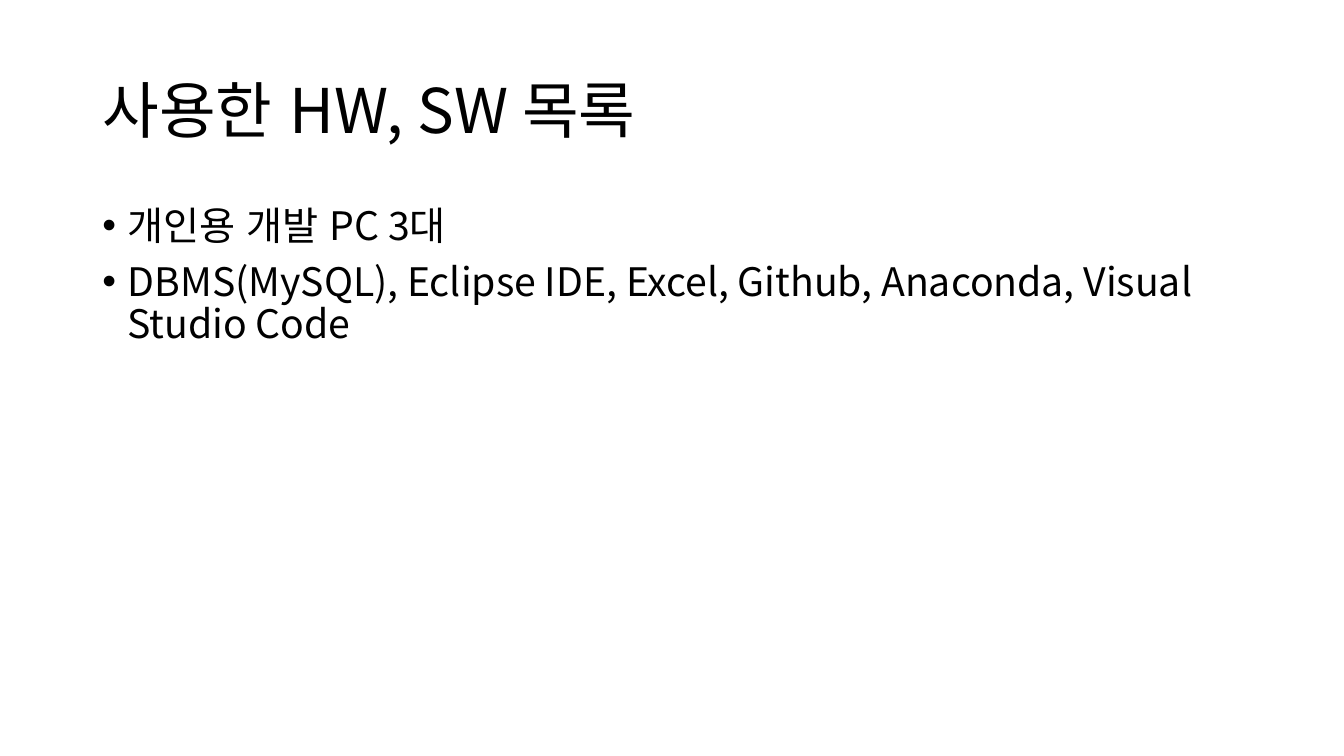
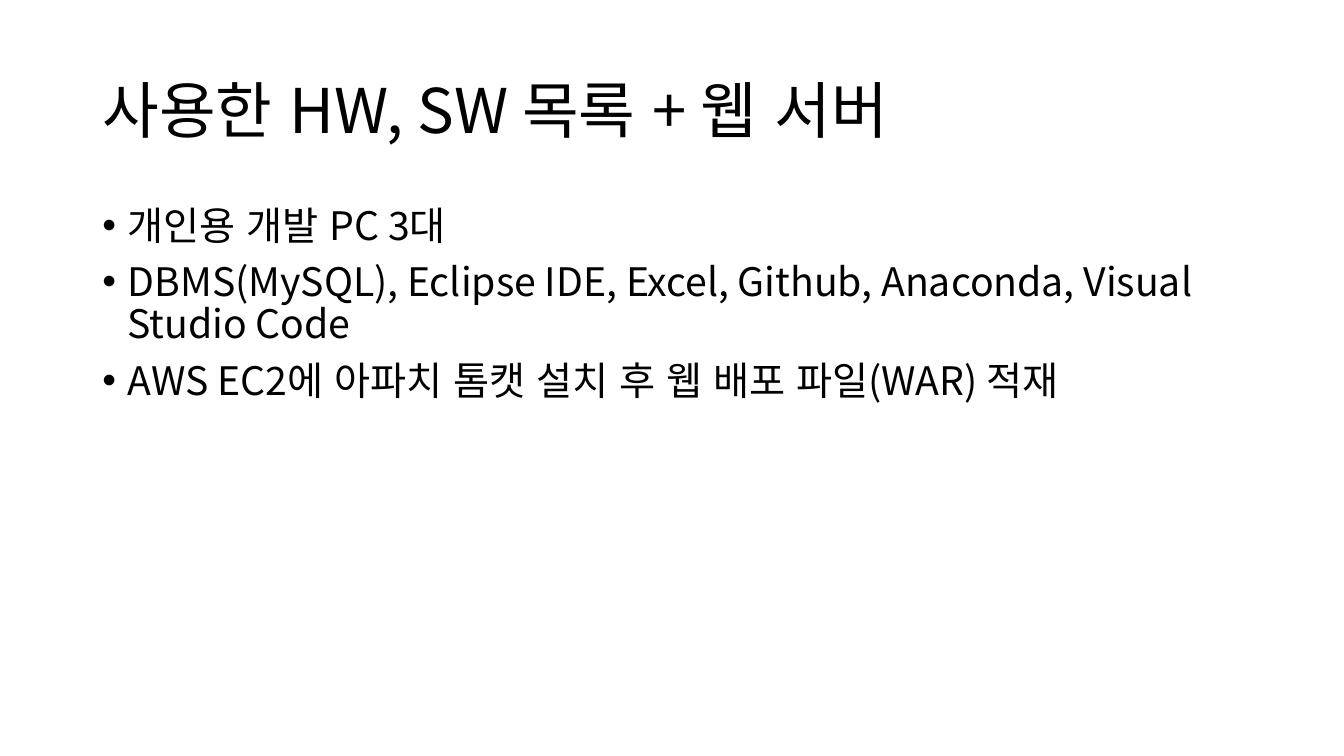
Before and after one commit to DrawGreen2021/Presentation, a slide deck: slide 5 of 팀 그릴그린 중간발표.pptx. Drawn at 1344x756 pixels with LibreOffice and Linux fonts; fonts in the diff are those of the drawing. Boxes give left, top, right and bottom in pixels: in the first picture for what was removed or moved away, otherwise in the second. Text is boxed around its words. In the diff, an @@ line names an element or a change of style, - is before the commit and + after.

```diff
--- a/팀 그릴그린 중간발표.pptx
+++ b/팀 그릴그린 중간발표.pptx
@@ title at (102,82,888,145): text changed @@
-사용한 HW, SW 목록
+사용한 HW, SW 목록 + 웹 서버
@@ text at (128,362,1059,403): paragraph added @@
+• AWS EC2에 아파치 톰캣 설치 후 웹 배포 파일(WAR) 적재
```
Also in this commit, not shown: 9 other slides changed, 6 slides added, 3 slides removed, 7 other files.
